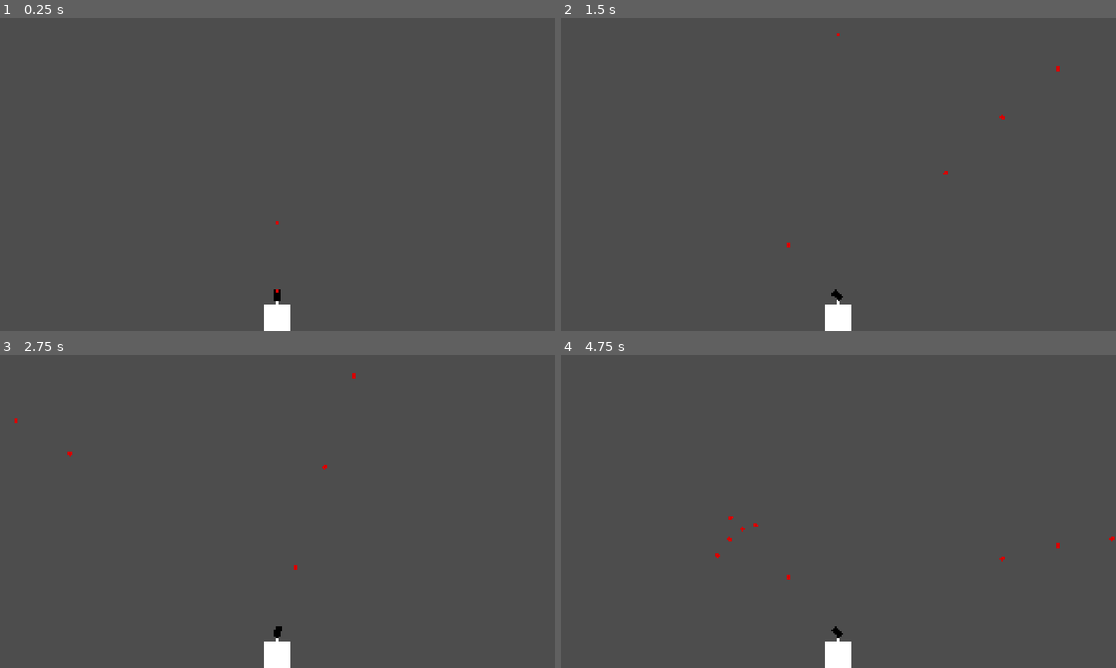
Above: before the commit, frames 1-4 (two rows, left to right).
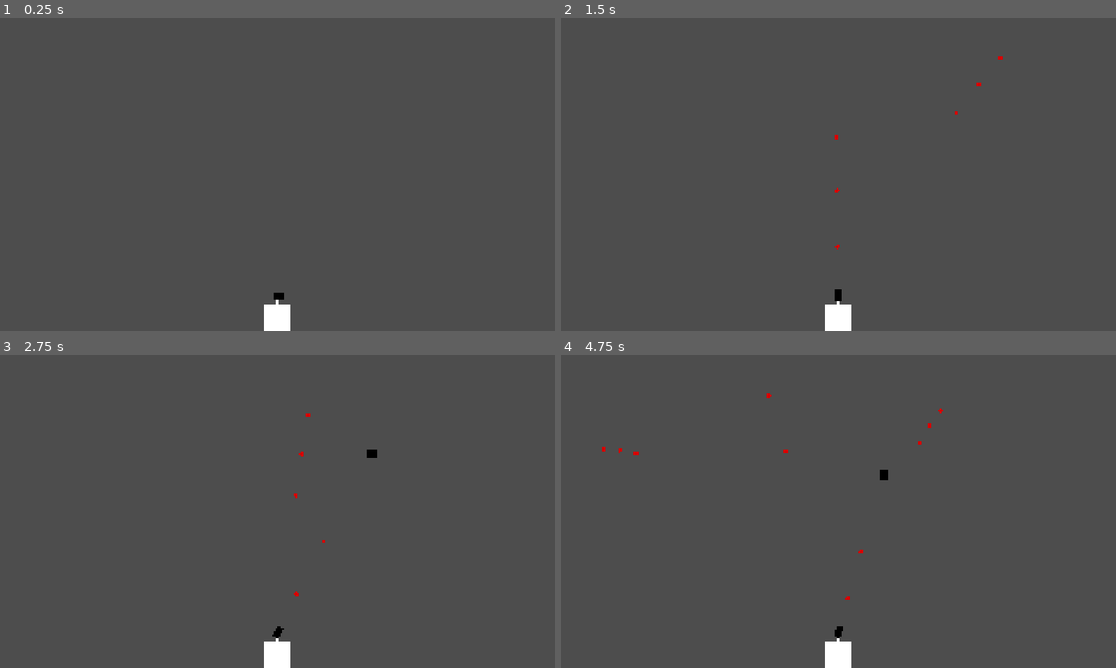
Above: after the commit, the same moments.

Repository: BilgiPasa/2d-gun-turret
Game: Godot game, scene res://Scenes/main_scene.tscn
Two runs of this game, one before a commit and one after it. Both use one fixed random seed, a clock stepped at 60 frames per second and the inputs below.
Inputs (mouse positions are in pixels of both pictures, inside the frame that each line leads up to):
- Up to frame 1 (0.25 s): no input
- Up to frame 2 (1.5 s): tap Enter at 0.5 s; move the mouse to (960, 158) at 0.52 s; move the mouse to (727, 190) at 1.27 s
- Up to frame 3 (2.75 s): move the mouse to (333, 442) at 2.02 s
- Up to frame 4 (4.75 s): move the mouse to (810, 574) at 2.77 s; move the mouse to (1005, 558) at 3.52 s; move the mouse to (672, 464) at 4.27 s

The runs differ from the first frame. In frame 1, less than 0.1% of the frame differs, in the area x 49-52%, y 64-91%; in frame 2, 0.1%; in frame 3, 0.2%; in frame 4, 0.3%, in the area x 7-100%, y 12-90%.

Commit message:
Add moving enemy shooting to gun turret (it might not work very well), Add enemy spawners in main_scene, Change static enemy from static body to rigidbody but it is frozen as kinematic, Add and update scripts, Add and update scenes, Update to version 0.1

Diff:
--- a/Scenes/bullet.tscn
+++ b/Scenes/bullet.tscn
@@ -21,7 +21,5 @@
 shape = SubResource("CircleShape2D_5s483")
 
 [node name="LifespanTimer" type="Timer" parent="." unique_id=433555150]
-wait_time = 3.0
-autostart = true
 
 [connection signal="timeout" from="LifespanTimer" to="." method="_on_lifespan_timer_timeout"]
--- a/Scenes/main_scene.tscn
+++ b/Scenes/main_scene.tscn
@@ -2,12 +2,15 @@
 
 [ext_resource type="Script" uid="uid://dfrp3ba21b7l1" path="res://Scripts/main_scene.gd" id="1_52fb6"]
 [ext_resource type="PackedScene" uid="uid://ctib38tdrg2iw" path="res://Scenes/gun_turret.tscn" id="2_6l7je"]
+[ext_resource type="Script" uid="uid://c14rqw4s7qa" path="res://Scripts/movable_enemy_spawner.gd" id="3_x6ack"]
+[ext_resource type="Script" uid="uid://cdqp2fy7aaufi" path="res://Scripts/static_enemy_spawner.gd" id="4_iacmt"]
 
 [sub_resource type="RectangleShape2D" id="RectangleShape2D_r07tb"]
 size = Vector2(4000, 40)
 
 [node name="MainScene" type="Node2D" unique_id=1697325332]
 script = ExtResource("1_52fb6")
+enable_movable_enemy_spawner = false
 
 [node name="Camera2D" type="Camera2D" parent="." unique_id=212988087]
 position = Vector2(0, -1045)
@@ -25,4 +28,18 @@
 [node name="CollisionShape2D" type="CollisionShape2D" parent="GroundArea" unique_id=1202664904]
 shape = SubResource("RectangleShape2D_r07tb")
 
+[node name="MovableEnemySpawner" type="Node2D" parent="." unique_id=501403955]
+position = Vector2(0, -2500)
+script = ExtResource("3_x6ack")
+
+[node name="SpawnTimer" type="Timer" parent="MovableEnemySpawner" unique_id=924858773]
+
+[node name="StaticEnemySpawner" type="Node2D" parent="." unique_id=1124076927]
+position = Vector2(0, -1250)
+script = ExtResource("4_iacmt")
+
+[node name="SpawnTimer" type="Timer" parent="StaticEnemySpawner" unique_id=344716921]
+
 [connection signal="body_entered" from="GroundArea" to="." method="_on_ground_area_body_entered"]
+[connection signal="timeout" from="MovableEnemySpawner/SpawnTimer" to="MovableEnemySpawner" method="_on_spawn_timer_timeout"]
+[connection signal="timeout" from="StaticEnemySpawner/SpawnTimer" to="StaticEnemySpawner" method="_on_spawn_timer_timeout"]
--- a/Scenes/static_enemy.tscn
+++ b/Scenes/static_enemy.tscn
@@ -7,10 +7,7 @@
 [sub_resource type="RectangleShape2D" id="RectangleShape2D_r07tb"]
 size = Vector2(64, 64)
 
-[sub_resource type="RectangleShape2D" id="RectangleShape2D_5s483"]
-size = Vector2(70, 70)
-
-[node name="StaticEnemy" type="StaticBody2D" unique_id=1822257023]
+[node name="StaticEnemy" type="RigidBody2D" unique_id=1783288388]
 collision_layer = 8
 collision_mask = 4
 physics_material_override = ExtResource("1_3mbdm")
@@ -22,11 +19,4 @@
 [node name="CollisionShape2D" type="CollisionShape2D" parent="." unique_id=1189488955]
 shape = SubResource("RectangleShape2D_r07tb")
 
-[node name="Area2D" type="Area2D" parent="." unique_id=2057079925]
-collision_layer = 8
-collision_mask = 4
-
-[node name="CollisionShape2D" type="CollisionShape2D" parent="Area2D" unique_id=474794282]
-shape = SubResource("RectangleShape2D_5s483")
-
-[connection signal="body_entered" from="Area2D" to="." method="_on_area_2d_body_entered"]
+[connection signal="body_entered" from="." to="." method="_on_body_entered"]
--- a/Scripts/bullet.gd
+++ b/Scripts/bullet.gd
@@ -1,7 +1,14 @@
 extends RigidBody2D
+
+@onready var lifespan_timer: Timer = $LifespanTimer
 
 func _ready() -> void:
 	process_mode = Node.PROCESS_MODE_PAUSABLE
+	contact_monitor = true
+	max_contacts_reported = 1
+	continuous_cd = RigidBody2D.CCD_MODE_CAST_RAY
+	lifespan_timer.wait_time = 5
+	lifespan_timer.start()
 
 func _on_lifespan_timer_timeout() -> void:
 	queue_free.call_deferred()
--- a/Scripts/gun_turret.gd
+++ b/Scripts/gun_turret.gd
@@ -1,3 +1,4 @@
+class_name GunTurret
 extends StaticBody2D
 
 # * Note: Godot's 2D Y axis increases as you go down and decreases as you go up.
@@ -6,7 +7,7 @@
 @onready var can_shoot_timer: Timer = $CanShootTimer
 @onready var target_find_area: Area2D = $TargetFindArea
 @onready var mouse_position_node: Node2D = $MousePositionNode
-const SHOOT_TIMER_WAIT_TIME: float = 0.2
+const SHOOT_TIMER_WAIT_TIME: float = 0.1
 const BULLET_SCENE = preload("res://Scenes/bullet.tscn")
 var gravity_amount: float = ProjectSettings.get_setting("physics/2d/default_gravity")
 var can_shoot: bool = true
@@ -24,7 +25,7 @@
 	can_shoot_timer.wait_time = SHOOT_TIMER_WAIT_TIME
 
 func _physics_process(delta: float) -> void:
-	attack_mouse(delta)
+	attack_closest_target(delta)
 
 func attack_closest_target(physics_delta: float) -> void:
 	if target_find_area.has_overlapping_bodies() && can_shoot:
@@ -32,7 +33,8 @@
 		shoot_bullet_to(give_closest_target(), physics_delta)
 		can_shoot_timer.start()
 
-func attack_mouse(physics_delta: float) -> void:
+# For testing
+func attack_mouse_position(physics_delta: float) -> void:
 	mouse_position_node.global_position = get_global_mouse_position()
 
 	if can_shoot:
@@ -43,21 +45,58 @@
 func shoot_bullet_to(target: Node2D, physics_delta: float) -> void:
 	var new_bullet = BULLET_SCENE.instantiate() # Make a new bullet
 	target_relative_position = Vector2(target.global_position.x - gun_sprite.global_position.x, target.global_position.y - gun_sprite.global_position.y) # Find the position of the target relative to the gun
-	t = abs(target_relative_position.x) / BULLET_DEFAULT_LIN_VEL_X # Calculate reach time based on default X speed
-
-	if t >= BULLET_MIN_REACH_TIME:
-		# Assign X speed
-		if target_relative_position.x > 0:
-			shoot_vector.x = BULLET_DEFAULT_LIN_VEL_X
-		else:
-			shoot_vector.x = -BULLET_DEFAULT_LIN_VEL_X
-	else: # If reach time is too small
-		t = BULLET_MIN_REACH_TIME # Set the reach time
-		shoot_vector.x = target_relative_position.x / t # Calculate X speed
 
 	if target is MovableEnemy:
-		pass # TODO: Finish here
+		# Calculate reach time and X speed based on enemy speed and default X speed
+		if target_relative_position.x >= 0:
+			if target.linear_velocity.x >= 0:
+				t = abs(target_relative_position.x) / (BULLET_DEFAULT_LIN_VEL_X - target.linear_velocity.x)
+
+				if t >= BULLET_MIN_REACH_TIME:
+					shoot_vector.x = BULLET_DEFAULT_LIN_VEL_X
+				else:
+					t = BULLET_MIN_REACH_TIME
+					shoot_vector.x = (target_relative_position.x / t) + target.linear_velocity.x
+			else:
+				t = abs(target_relative_position.x) / (BULLET_DEFAULT_LIN_VEL_X + target.linear_velocity.x)
+
+				if t >= BULLET_MIN_REACH_TIME:
+					shoot_vector.x = BULLET_DEFAULT_LIN_VEL_X
+				else:
+					t = BULLET_MIN_REACH_TIME
+					shoot_vector.x = (target_relative_position.x / t) - target.linear_velocity.x
+		else:
+			if target.linear_velocity.x >= 0:
+				t = abs(target_relative_position.x) / (BULLET_DEFAULT_LIN_VEL_X + target.linear_velocity.x)
+
+				if t >= BULLET_MIN_REACH_TIME:
+					shoot_vector.x = -BULLET_DEFAULT_LIN_VEL_X
+				else:
+					t = BULLET_MIN_REACH_TIME
+					shoot_vector.x = (target_relative_position.x / t) + target.linear_velocity.x
+			else:
+				t = abs(target_relative_position.x) / (BULLET_DEFAULT_LIN_VEL_X - target.linear_velocity.x)
+
+				if t >= BULLET_MIN_REACH_TIME:
+					shoot_vector.x = -BULLET_DEFAULT_LIN_VEL_X
+				else:
+					t = BULLET_MIN_REACH_TIME
+					shoot_vector.x = (target_relative_position.x / t) - target.linear_velocity.x
+
+		shoot_vector.y = (target_relative_position.y / t) - (gravity_amount * t / 2) + target.linear_velocity.y # Calculate Y speed
 	else:
+		t = abs(target_relative_position.x) / BULLET_DEFAULT_LIN_VEL_X # Calculate reach time based on default X speed
+
+		if t >= BULLET_MIN_REACH_TIME:
+			# Assign X speed
+			if target_relative_position.x >= 0:
+				shoot_vector.x = BULLET_DEFAULT_LIN_VEL_X
+			else:
+				shoot_vector.x = -BULLET_DEFAULT_LIN_VEL_X
+		else: # If reach time is too small
+			t = BULLET_MIN_REACH_TIME # Set the reach time
+			shoot_vector.x = target_relative_position.x / t # Calculate X speed
+
 		# At the line below, I used (physics_delta * 4) to hit the target better because if I don't add it, it might miss the target by a small distance.
 		shoot_vector.y = (target_relative_position.y / t) - (gravity_amount * (t + (physics_delta * 4)) / 2) # Calculate Y speed
 
--- a/Scripts/main_scene.gd
+++ b/Scripts/main_scene.gd
@@ -1,8 +1,27 @@
 extends Node2D
+
+@export var enable_movable_enemy_spawner: bool = true
+@export var enable_static_enemy_spawner: bool = true
+@onready var movable_enemy_spawner: Node2D = $MovableEnemySpawner
+@onready var static_enemy_spawner: Node2D = $StaticEnemySpawner
 
 func _ready() -> void:
 	process_mode = Node.PROCESS_MODE_ALWAYS
 
+	if enable_movable_enemy_spawner:
+		movable_enemy_spawner.process_mode = Node.PROCESS_MODE_PAUSABLE
+		movable_enemy_spawner.show()
+	else:
+		movable_enemy_spawner.process_mode = Node.PROCESS_MODE_DISABLED
+		movable_enemy_spawner.hide()
+
+	if enable_static_enemy_spawner:
+		static_enemy_spawner.process_mode = Node.PROCESS_MODE_PAUSABLE
+		static_enemy_spawner.show()
+	else:
+		static_enemy_spawner.process_mode = Node.PROCESS_MODE_DISABLED
+		static_enemy_spawner.hide()
+
 func _on_ground_area_body_entered(body: Node2D) -> void:
 	print("Enemy has entered to the ground")
 	body.queue_free.call_deferred()
--- a/Scripts/movable_enemy.gd
+++ b/Scripts/movable_enemy.gd
@@ -3,7 +3,11 @@
 
 func _ready() -> void:
 	process_mode = Node.PROCESS_MODE_PAUSABLE
+	contact_monitor = true
+	max_contacts_reported = 1
+	continuous_cd = RigidBody2D.CCD_MODE_CAST_RAY
 
 func _on_body_entered(body: Node) -> void:
-	body.queue_free.call_deferred()
-	queue_free.call_deferred()
+	if body is not GunTurret:
+		body.queue_free.call_deferred()
+		queue_free.call_deferred()
--- /dev/null
+++ b/Scripts/movable_enemy_spawner.gd
@@ -0,0 +1,17 @@
+extends Node2D
+
+@onready var spawn_timer: Timer = $SpawnTimer
+const SPAWN_X_RANGE: int = 1000
+const SPEED_RANGE: int = 500
+const MOVABLE_ENEMY_SCENE = preload("res://Scenes/movable_enemy.tscn")
+
+func _ready() -> void:
+	spawn_timer.wait_time = 1
+	spawn_timer.autostart = true
+	spawn_timer.start()
+
+func _on_spawn_timer_timeout() -> void:
+	var new_movable_enemy = MOVABLE_ENEMY_SCENE.instantiate()
+	new_movable_enemy.position = global_position + Vector2(randi_range(-SPAWN_X_RANGE, SPAWN_X_RANGE), 0)
+	owner.add_child(new_movable_enemy)
+	new_movable_enemy.linear_velocity = Vector2(randi_range(-SPEED_RANGE, SPEED_RANGE), randi_range(-SPEED_RANGE, SPEED_RANGE))
--- a/Scripts/static_enemy.gd
+++ b/Scripts/static_enemy.gd
@@ -1,9 +1,15 @@
 class_name StaticEnemy
-extends StaticBody2D
+extends RigidBody2D
 
 func _ready() -> void:
 	process_mode = Node.PROCESS_MODE_PAUSABLE
+	contact_monitor = true
+	max_contacts_reported = 1
+	continuous_cd = RigidBody2D.CCD_MODE_CAST_RAY
+	freeze = true
+	freeze_mode = RigidBody2D.FREEZE_MODE_KINEMATIC
 
-func _on_area_2d_body_entered(body: Node2D) -> void:
-	body.queue_free.call_deferred()
-	queue_free.call_deferred()
+func _on_body_entered(body: Node) -> void:
+	if body is not GunTurret:
+		body.queue_free.call_deferred()
+		queue_free.call_deferred()
--- /dev/null
+++ b/Scripts/static_enemy_spawner.gd
@@ -0,0 +1,15 @@
+extends Node2D
+
+@onready var spawn_timer: Timer = $SpawnTimer
+const SPAWN_RADIUS: int = 750
+const STATIC_ENEMY_SCENE = preload("res://Scenes/static_enemy.tscn")
+
+func _ready() -> void:
+	spawn_timer.wait_time = 0.5
+	spawn_timer.autostart = true
+	spawn_timer.start()
+
+func _on_spawn_timer_timeout() -> void:
+	var new_static_enemy = STATIC_ENEMY_SCENE.instantiate()
+	new_static_enemy.position = global_position + Vector2(randi_range(-SPAWN_RADIUS, SPAWN_RADIUS), randi_range(-SPAWN_RADIUS, SPAWN_RADIUS))
+	owner.add_child(new_static_enemy)
--- a/project.godot
+++ b/project.godot
@@ -11,6 +11,7 @@
 [application]
 
 config/name="2d-gun-turret"
+config/version="0.1"
 run/main_scene="uid://jneb5c8685yl"
 config/features=PackedStringArray("4.7", "Forward Plus")
 config/icon="res://icon.svg"
Not shown, added: Scripts/movable_enemy_spawner.gd.uid
Not shown, added: Scripts/static_enemy_spawner.gd.uid
